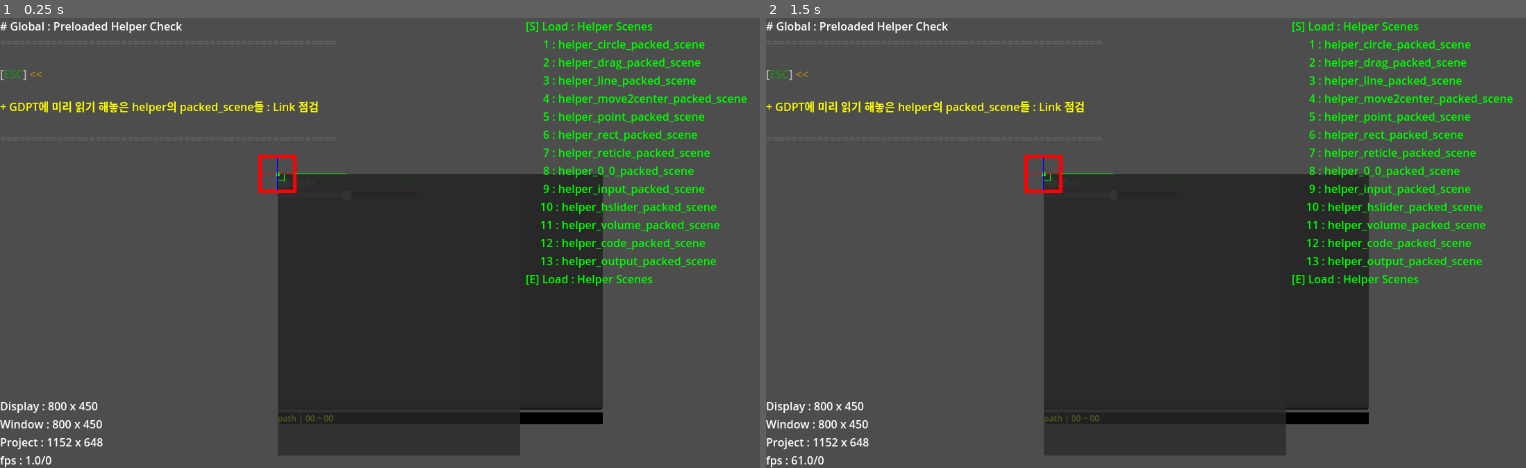
Above: before the commit, frames 1-2 (left to right).
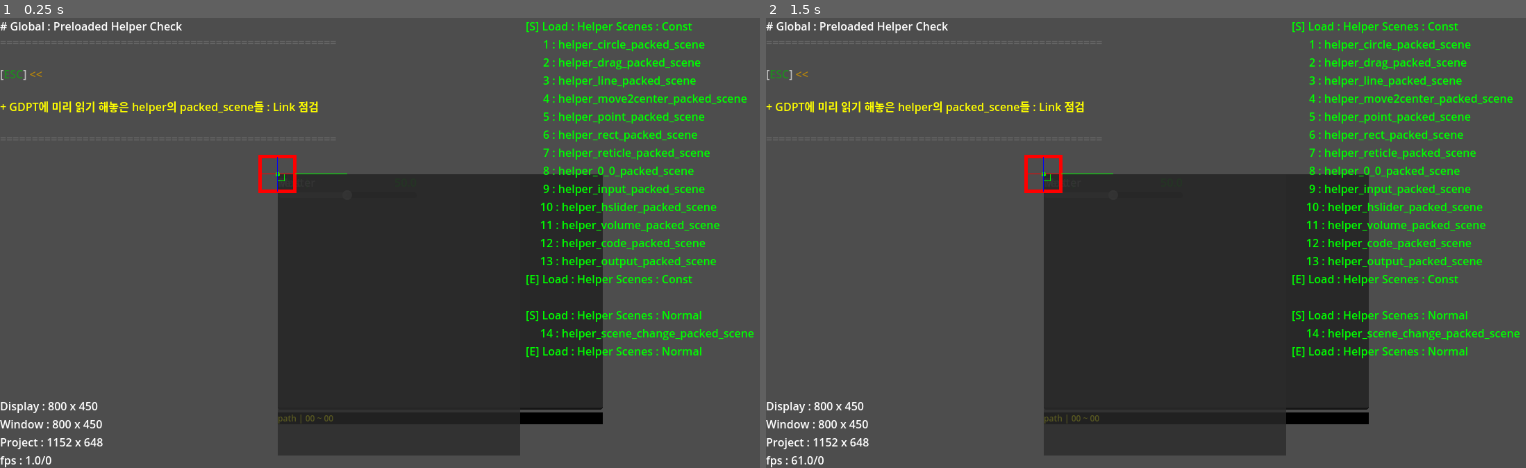
Above: after the commit, the same moments.

Repository: R2Road/godot_play_tool
Game: Godot game, scene res://test_gdpt/test_gdpt___global.tscn
Two runs of this game, one before a commit and one after it. Both use one fixed random seed, a clock stepped at 60 frames per second and the inputs below. This scene is started directly instead of the project's main scene.
Inputs (mouse positions are in pixels of both pictures, inside the frame that each line leads up to):
- Up to frame 1 (0.25 s): no input
- Up to frame 2 (1.5 s): tap Enter at 0.5 s; move the mouse to (1343, 220) at 0.52 s; hold D 0.53-1.25 s; tap 1 at 0.6 s; click (1343, 220) at 0.67 s; tap Space at 0.77 s; drag from (1009, 265) to (1123, 333) at 1.27 s

The runs differ from the first frame. In frame 1, 0.8% of the frame differs, in the area x 69-100%, y 0-76%; in frame 2, 0.8%.
Error in both runs: Assertion failed. (res://addons/godot_play_tool/gdpt_global.gd:75)

Commit message:
update test : test_gdpt___global

Diff:
--- a/project/test_gdpt/test_gdpt___global.gd
+++ b/project/test_gdpt/test_gdpt___global.gd
@@ -37,10 +37,13 @@
 	#
 	# Load Packed Scene
 	#
-	var constant_map : Dictionary = GDPT.get_script().get_script_constant_map().duplicate()
+
 	var packed_scene_count : int = 0
 
-	label.text += "[S] Load : Helper Scenes\n"
+	# Const
+	var constant_map : Dictionary = GDPT.get_script().get_script_constant_map()
+
+	label.text += "[S] Load : Helper Scenes : Const\n"
 	for constant_name : String in constant_map:
 		if -1 == constant_name.find( "packed_scene" ):
 			continue
@@ -50,4 +53,24 @@
 
 		var packed_scene = constant_map[constant_name]
 		root.add_child( packed_scene.instantiate() )
-	label.text += "[E] Load : Helper Scenes"
+	label.text += "[E] Load : Helper Scenes : Const"
+
+
+	label.text += "\n\n"
+
+
+	# Normal
+	var property_list : Array = GDPT.get_script().get_script_property_list()
+
+	label.text += "[S] Load : Helper Scenes : Normal\n"
+	for property : Dictionary in property_list:
+		if -1 == property["name"].find( "packed_scene" ):
+			continue
+
+		packed_scene_count += 1
+		label.text += ( "     %2d : %s\n" % [packed_scene_count, property["name"]] )
+
+		var packed_scene = GDPT.get( property["name"] )
+		root.add_child( packed_scene.instantiate() )
+
+	label.text += "[E] Load : Helper Scenes : Normal"
